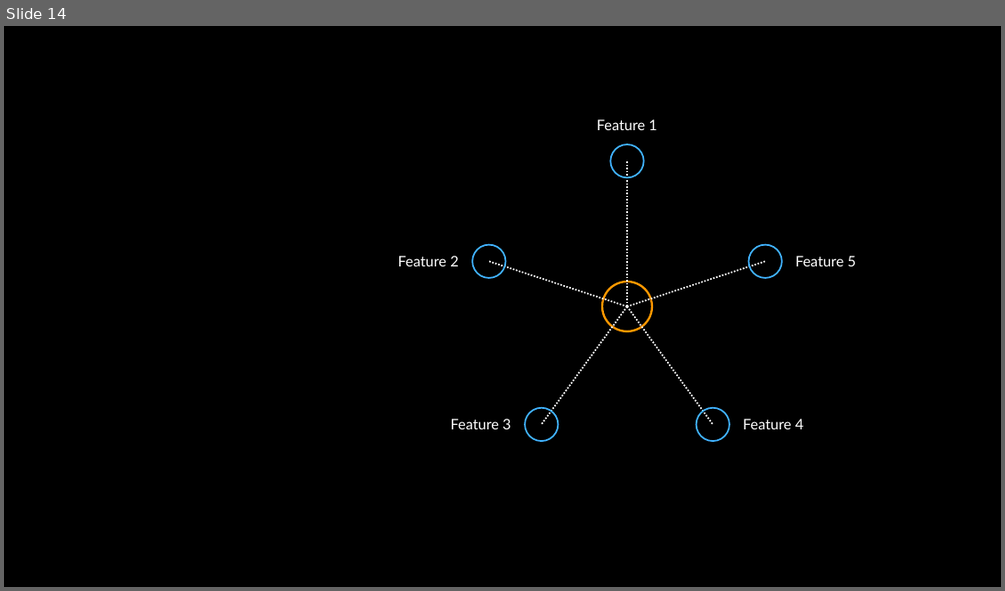
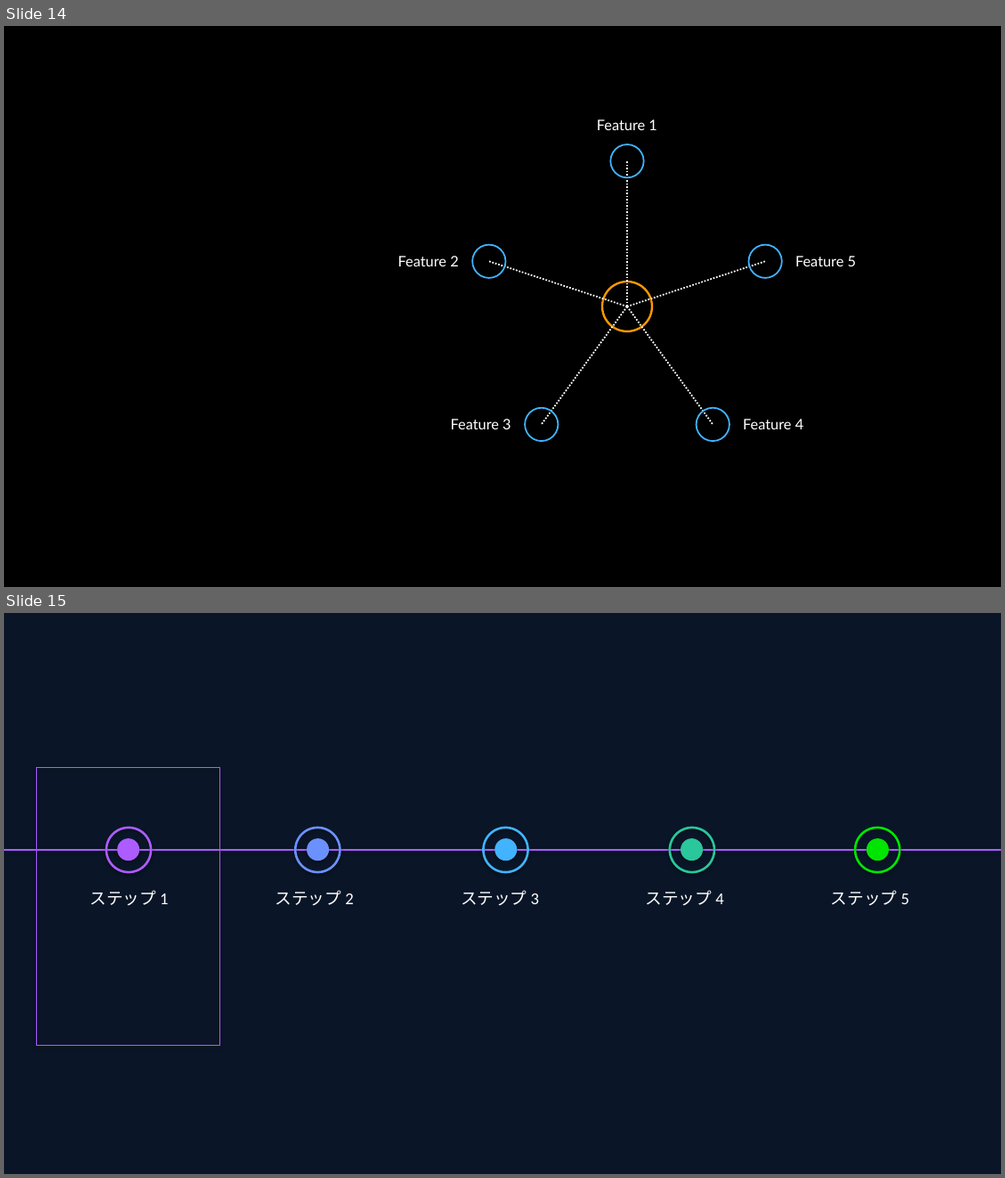
Before and after one commit to aws-samples/sample-spec-driven-presentation-maker, a slide deck: skill/references/examples/patterns.pptx. Shown one above the other, each under a label of ours: slide 14 before the commit, slides 14 and 15 after it. The pictures are 1005x591 and 1005x1178 pixels, drawn with LibreOffice and Linux fonts; fonts in the diff are those of the drawing. Boxes give left, top, right and bottom in pixels: in the first picture for what was removed or moved away, otherwise in the second. Text is boxed around its words. In the diff, an @@ line names an element or a change of style, - is before the commit and + after.

```diff
--- a/skill/references/examples/patterns.pptx
+++ b/skill/references/examples/patterns.pptx
@@ slide 15 added at (4,613,1001,1174), background #0A1628 @@
@@ rectangle added at (37,767,220,1046), outline #AD5CFF 1 pt @@
@@ line added from (4, 850) to (1001, 850), #41B3FF 2 pt @@
@@ ellipse added at (106,827,152,873), outline #AD5CFF 2.2 pt @@
@@ ellipse added at (117,838,139,860), fill #AD5CFF @@
@@ ellipse added at (296,827,340,873), outline #6B91FF 2.2 pt @@
@@ ellipse added at (307,838,329,860), fill #6B91FF @@
@@ ellipse added at (484,827,528,873), outline #41B3FF 2.2 pt @@
@@ ellipse added at (494,838,517,860), fill #41B3FF @@
@@ ellipse added at (670,827,714,873), outline #29C79B 2.2 pt @@
@@ ellipse added at (680,838,704,860), fill #29C79B @@
@@ ellipse added at (855,827,900,873), outline #00E500 2.2 pt @@
@@ ellipse added at (866,838,889,860), fill #00E500 @@
@@ text added at (90,890,168,905), 16 pt, text #FFFFFF @@
+ステップ 1
@@ text added at (275,890,353,905), 16 pt, text #FFFFFF @@
+ステップ 2
@@ text added at (461,890,539,905), 16 pt, text #FFFFFF @@
+ステップ 3
@@ text added at (646,890,723,905), 16 pt, text #FFFFFF @@
+ステップ 4
@@ text added at (831,890,909,905), 16 pt, text #FFFFFF @@
+ステップ 5
```
Also in this commit, not shown: 8 slides changed, 3 other slides added.
